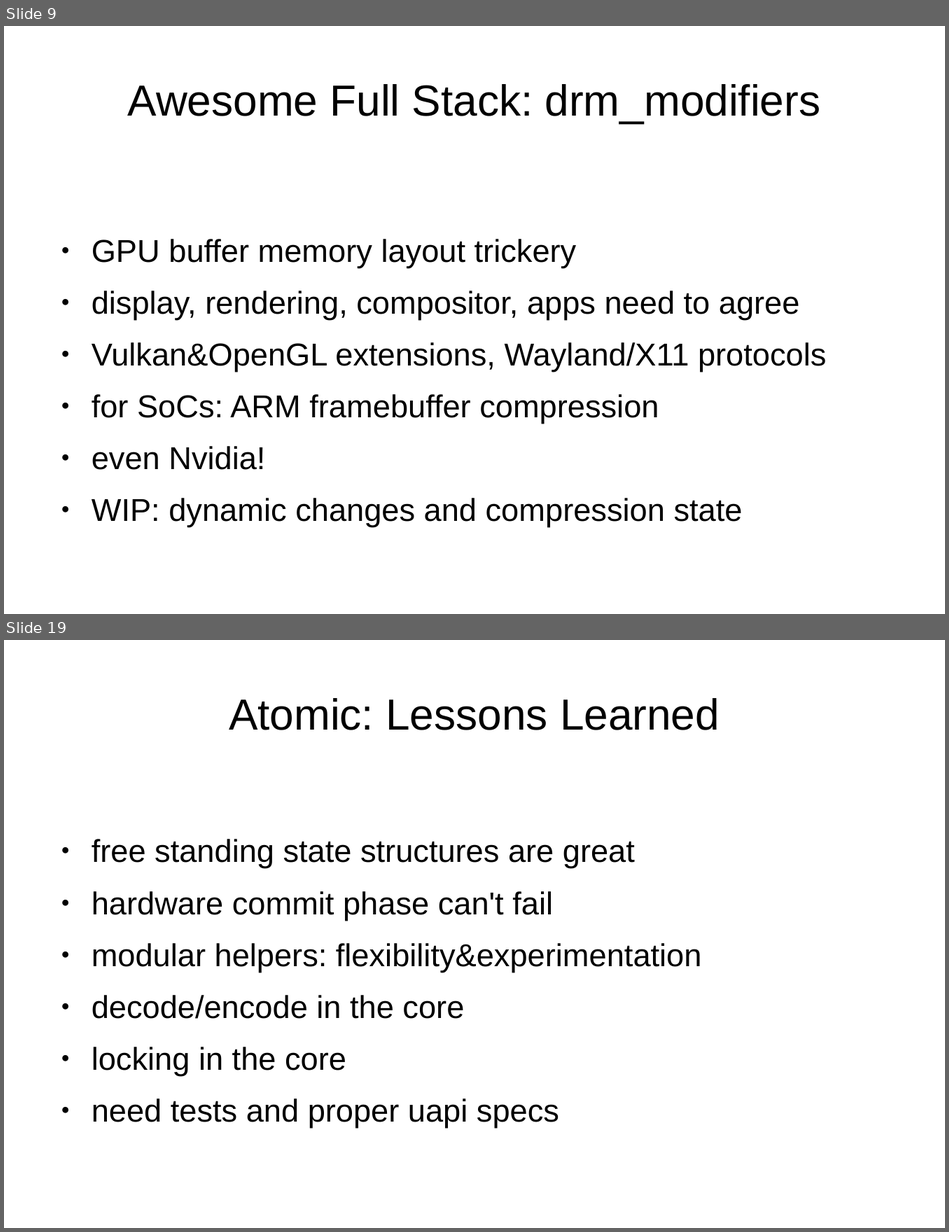
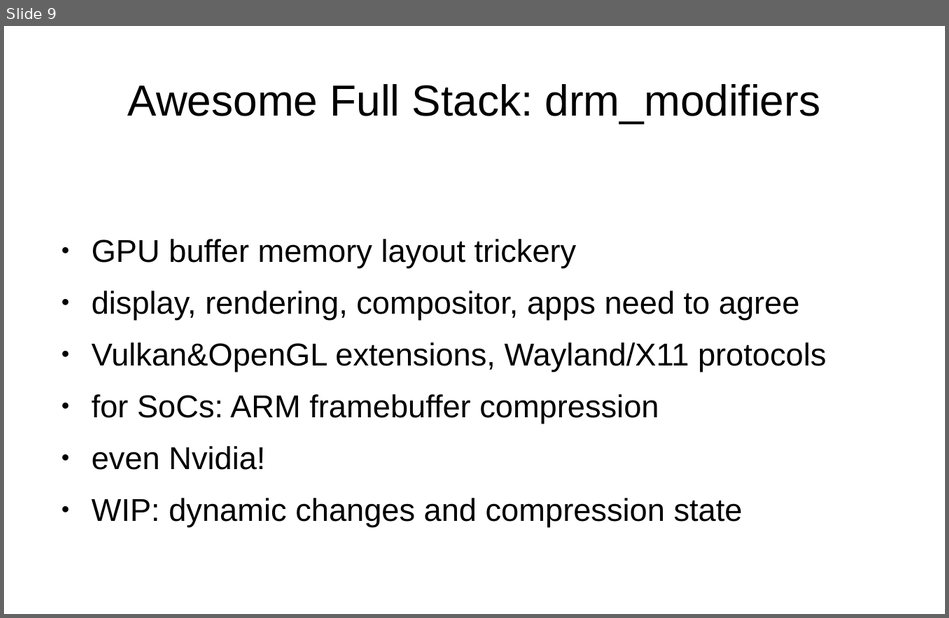
Before and after one commit to danvet/danvet.github.io, a slide deck: slides/lca-2020-awesome.odp. Shown one above the other, each under a label of ours: slides 9 and 19 before the commit, slide 9 after it; the slides between them are not shown. The pictures are 949x1232 and 949x618 pixels, drawn with LibreOffice and Linux fonts; fonts in the diff are those of the drawing. Boxes give left, top, right and bottom in pixels: in the first picture for what was removed or moved away, otherwise in the second. Text is boxed around its words. In the diff, an @@ line names an element or a change of style, - is before the commit and + after.

```diff
--- a/slides/lca-2020-awesome.odp
+++ b/slides/lca-2020-awesome.odp
@@ slide 19 removed at (4,640,945,1228), background #FFFFFF @@
@@ title removed at (229,698,719,730) @@
-Atomic: Lessons Learned
@@ text removed at (92,839,702,1128) @@
-● free standing state structures are great
-● hardware commit phase can't fail
-● modular helpers: flexibility&experimentation
-● decode/encode in the core
-● locking in the core
-● need tests and proper uapi specs
```
Also in this commit, not shown: 16 slides added, 9 other slides removed.
